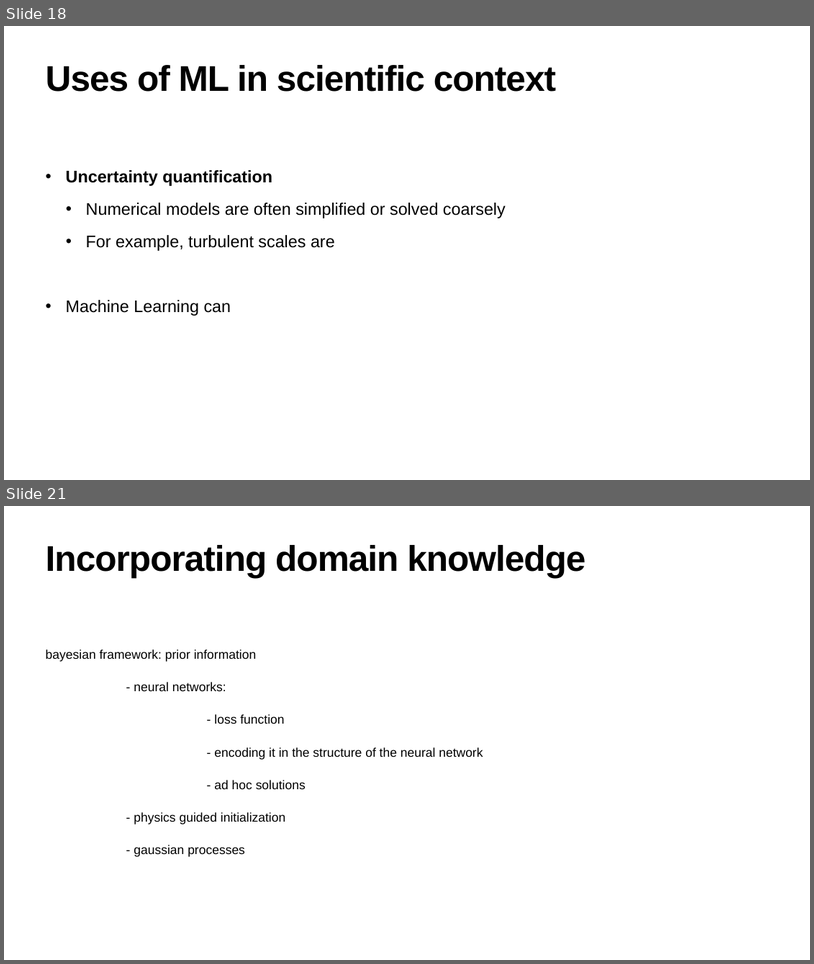
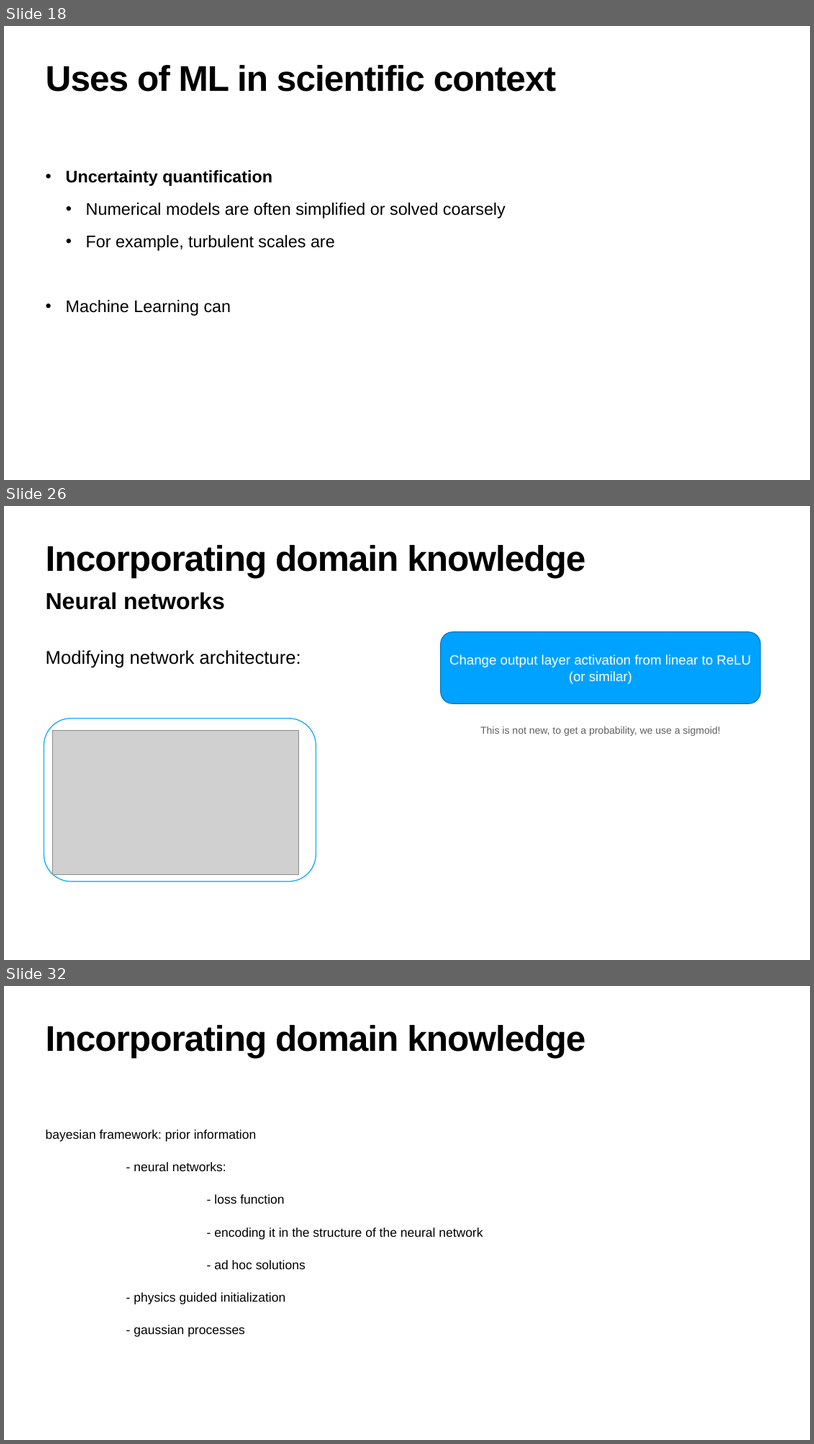
Before and after one commit to hanveiga/amld-2021-repML, a slide deck: slides/workshop skeleton.pptx. Shown one above the other, each under a label of ours: slides 18 and 21 before the commit, slides 18, 26 and 32 after it; the slides between them are not shown. The pictures are 814x964 and 814x1444 pixels, drawn with LibreOffice and Linux fonts; fonts in the diff are those of the drawing; grey boxes stand for pictures. Boxes give left, top, right and bottom in pixels: in the first picture for what was removed or moved away, otherwise in the second. Text is boxed around its words. In the diff, an @@ line names an element or a change of style, - is before the commit and + after.

```diff
--- a/slides/workshop skeleton.pptx
+++ b/slides/workshop skeleton.pptx
@@ slide 26 added at <box>4,506,810,960</box>, background #FFFFFF @@
@@ title added at <box>46,545,586,577</box>, 85 pt, text #000000, bold @@
+Incorporating domain knowledge
@@ text added at <box>46,592,225,610</box>, 55 pt, text #000000, bold @@
+Neural networks
@@ rounded rectangle added at <box>441,632,761,703</box>, fill #00A2FF, outline #0078BD 2 pt, 32 pt, text #FFFFFF @@
+Change output layer activation from linear to ReLU (or similar)
@@ text added at <box>46,650,301,668</box>, 44 pt, text #000000 @@
+Modifying network architecture:
@@ rounded rectangle added at <box>44,718,316,881</box>, fill #FFFFFF, outline #00A2FF 2 pt @@
@@ picture added at <box>52,730,298,874</box> @@
@@ text added at <box>481,726,720,736</box>, 24 pt, text #5E5E5E @@
+This is not new, to get a probability, we use a sigmoid!
@@ what was slide 21 is now slide 32 @@
```
Also in this commit, not shown: 2 slides changed, 10 other slides added.
